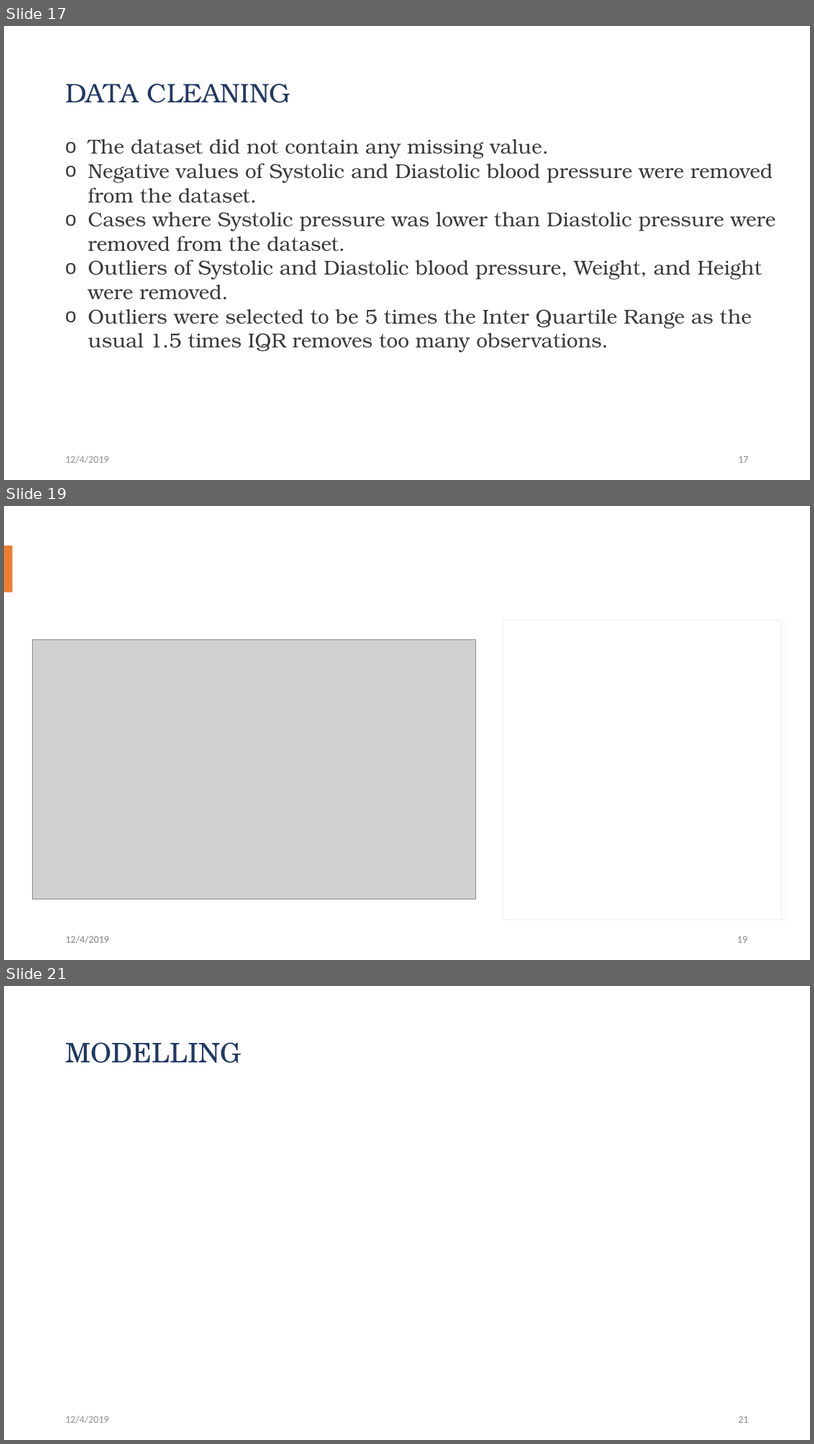
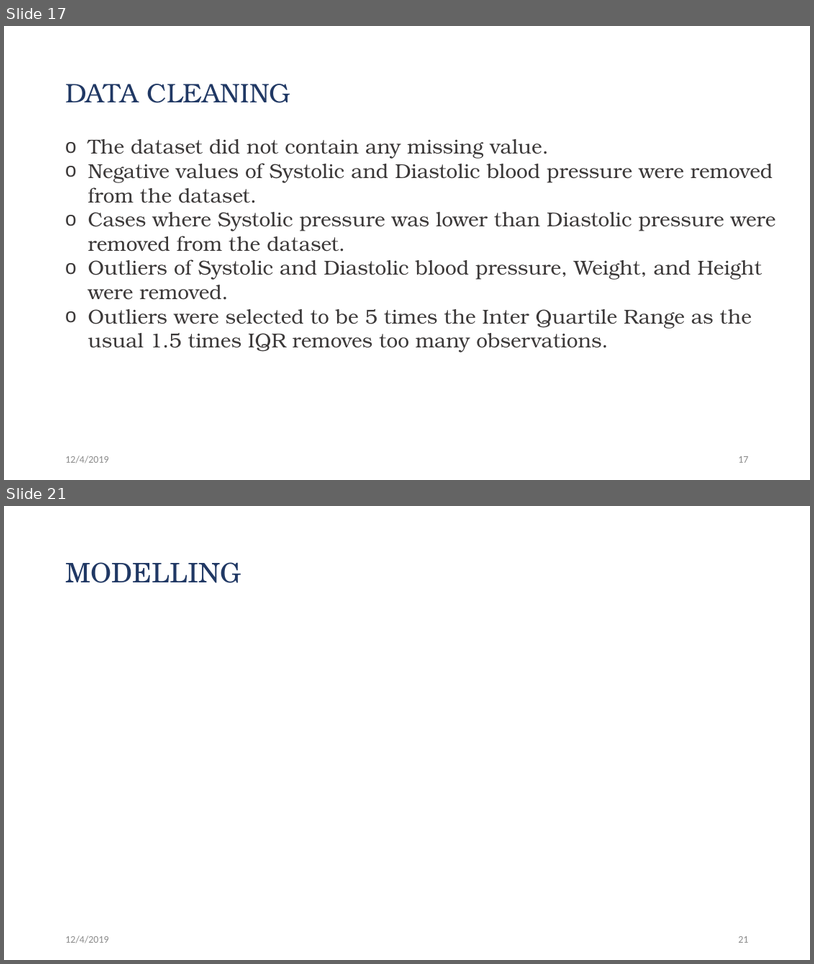
Before and after one commit to Jwen-pg/cds501-predicting-heart-disease, a slide deck: presentation.pptx. Shown one above the other, each under a label of ours: slides 17, 19 and 21 before the commit, slides 17 and 21 after it; the slides between them are not shown. The pictures are 814x1444 and 814x964 pixels, drawn with LibreOffice and Linux fonts; fonts in the diff are those of the drawing; grey boxes stand for pictures. Boxes give left, top, right and bottom in pixels: in the first picture for what was removed or moved away, otherwise in the second. Text is boxed around its words. In the diff, an @@ line names an element or a change of style, - is before the commit and + after.

```diff
--- a/presentation.pptx
+++ b/presentation.pptx
@@ slide 19 removed at (4, 506, 810, 960), background #FFFFFF @@
@@ rectangle removed at (4, 546, 13, 592) @@
@@ rectangle removed at (503, 620, 782, 919) @@
@@ picture removed at (32, 640, 476, 898) @@
@@ text removed at (66, 935, 109, 943) @@
-12/4/2019
@@ page number removed at (738, 936, 748, 942) @@
-19
```
Also in this commit, not shown: 5 slides changed, 1 slide added.
